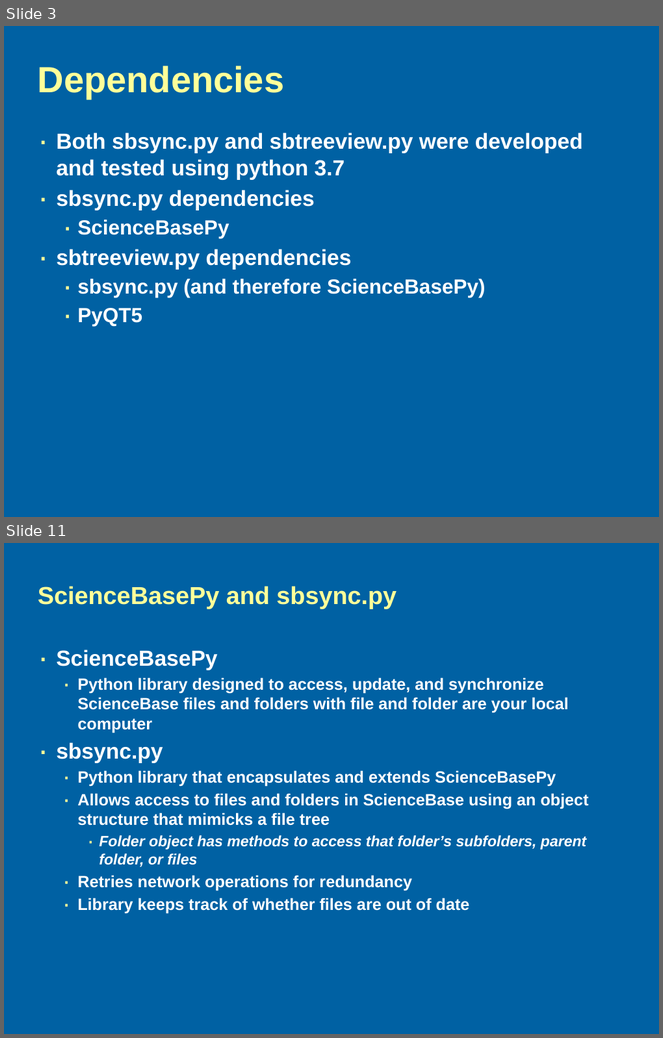
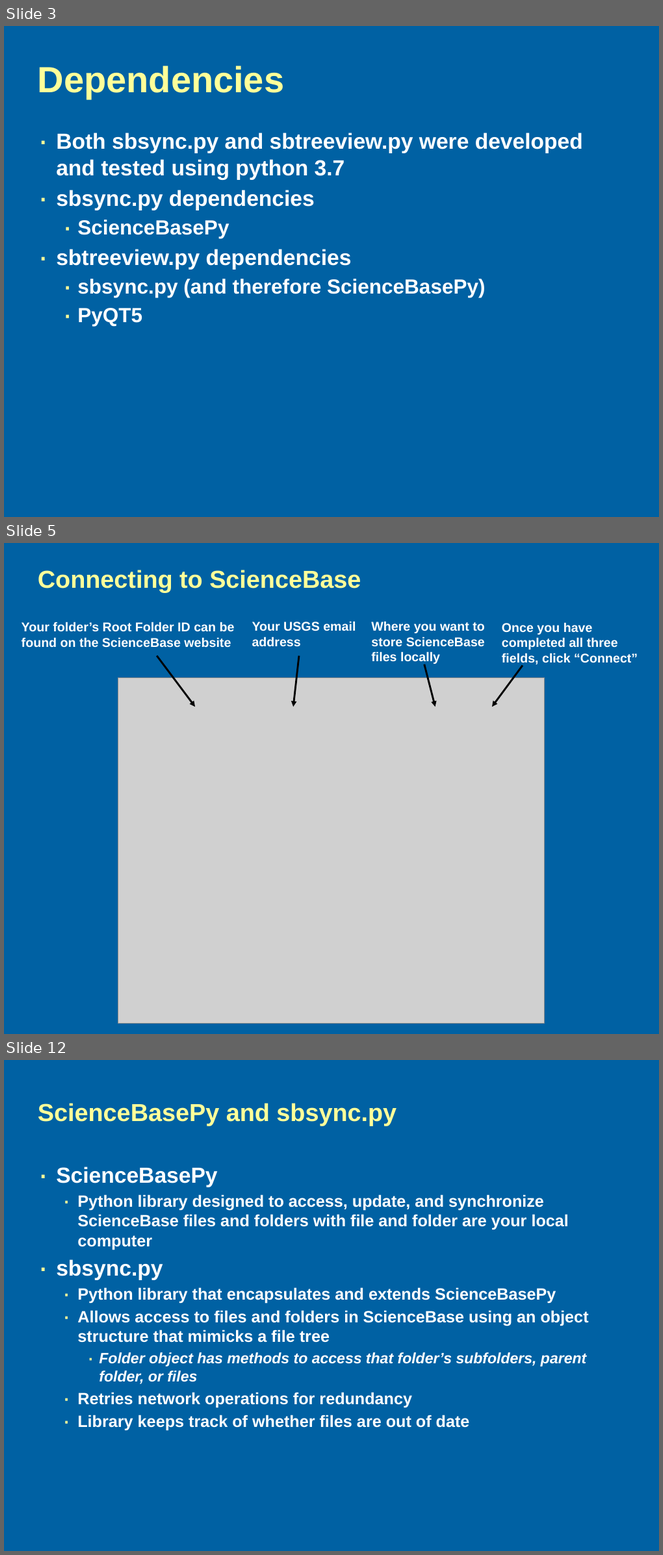
Before and after one commit to galengorski/CAWSC_WaterUse, a slide deck: etc/sciencebase/SBSync_Demo.pptx. Shown one above the other, each under a label of ours: slides 3 and 11 before the commit, slides 3, 5 and 12 after it; the slides between them are not shown. The pictures are 663x1038 and 663x1555 pixels, drawn with LibreOffice and Linux fonts; fonts in the diff are those of the drawing; grey boxes stand for pictures; background and template pictures are left out. Boxes give left, top, right and bottom in pixels: in the first picture for what was removed or moved away, otherwise in the second. Text is boxed around its words. In the diff, an @@ line names an element or a change of style, - is before the commit and + after.

Commit message:
Screenshots added

```diff
--- a/etc/sciencebase/SBSync_Demo.pptx
+++ b/etc/sciencebase/SBSync_Demo.pptx
@@ slide 5 added at (4,543,659,1034), background #0061A3 @@
@@ title added at (38,570,361,592), 27 pt, text #FFFF99, bold @@
+Connecting to ScienceBase
@@ text added at (22,622,235,648), 14 pt, text #FFFFFF, bold @@
+Your folder’s Root Folder ID can be found on the ScienceBase website
@@ text added at (252,621,356,647), 14 pt, text #FFFFFF, bold @@
+Your USGS email address
@@ text added at (371,621,485,665), 14 pt, text #FFFFFF, bold @@
+Where you want to store ScienceBase files locally
@@ text added at (502,622,638,666), 14 pt, text #FFFFFF, bold @@
+Once you have completed all three fields, click “Connect”
@@ arrow added from (157, 655) to (195, 707), #000000 2 pt @@
@@ arrow added from (299, 655) to (294, 707), #000000 2 pt @@
@@ picture added at (118,678,545,1024) @@
@@ arrow added from (425, 664) to (435, 707), #000000 2 pt @@
@@ arrow added from (523, 665) to (492, 707), #000000 2 pt @@
@@ what was slide 11 is now slide 12 @@
```
Also in this commit, not shown: 8 slides changed.
